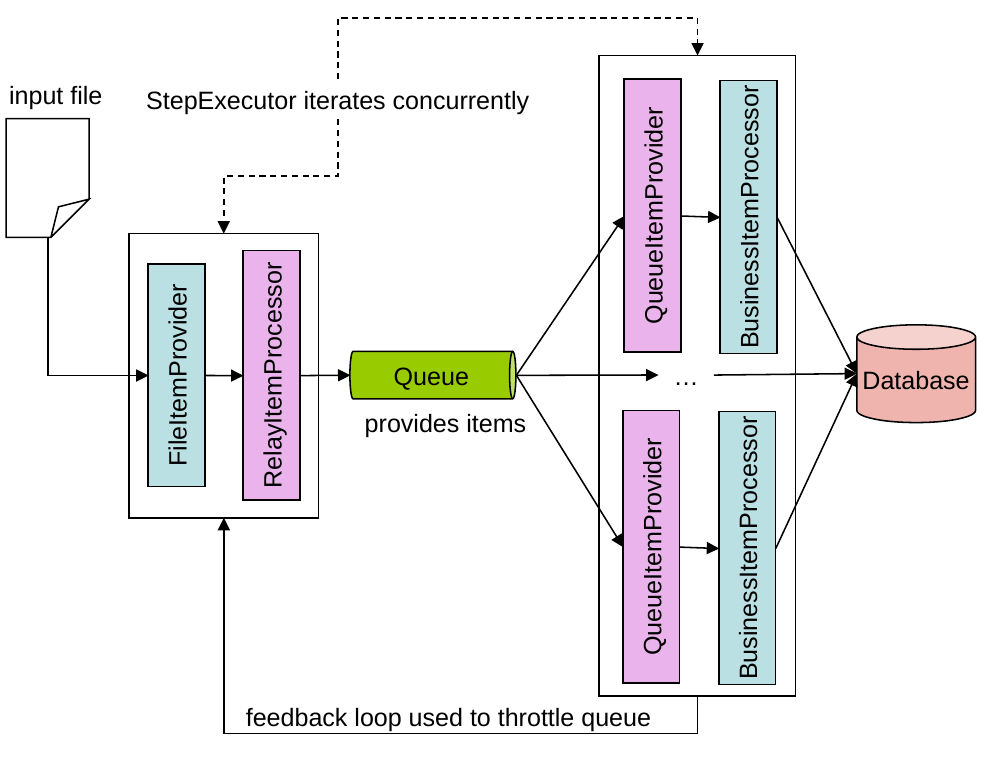
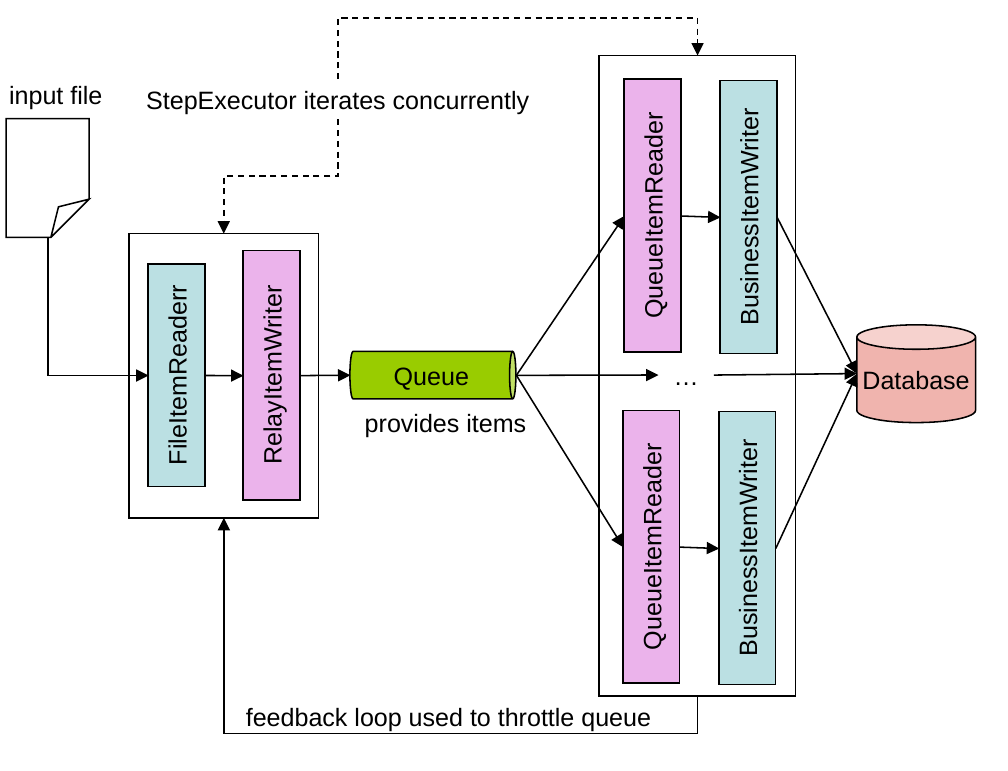
Before and after one commit to spring-projects/spring-batch, a slide deck: slide 3 of docs/models/Figures.ppt (slide 2 before the commit). Drawn at 1008x771 pixels with LibreOffice and Linux fonts; fonts in the diff are those of the drawing. Boxes give left, top, right and bottom in pixels: in the first picture for what was removed or moved away, otherwise in the second. Text is boxed around its words. In the diff, an @@ line names an element or a change of style, - is before the commit and + after.

```diff
--- a/docs/models/Figures.ppt
+++ b/docs/models/Figures.ppt
@@ text in rectangle at (x1=640, y1=132, x2=668, y2=313): text changed @@
-QueueItemProvider
+QueueItemReader
@@ text in rectangle at (x1=736, y1=130, x2=764, y2=318): text changed @@
-BusinessItemProcessor
+BusinessItemWriter
@@ text in rectangle at (x1=164, y1=303, x2=192, y2=459): text changed @@
-FileItemProvider
+FileItemReaderr
@@ text in rectangle at (x1=259, y1=303, x2=287, y2=460): text changed @@
-RelayItemProcessor
+RelayItemWriter
@@ text in rectangle at (x1=639, y1=466, x2=667, y2=645): text changed @@
-QueueItemProvider
+QueueItemReader
@@ text in rectangle at (x1=735, y1=461, x2=763, y2=649): text changed @@
-BusinessItemProcessor
+BusinessItemWriter
```
Also in this commit, not shown: 4 other slides changed, 1 slide added, 1 slide removed, 2 other files.
